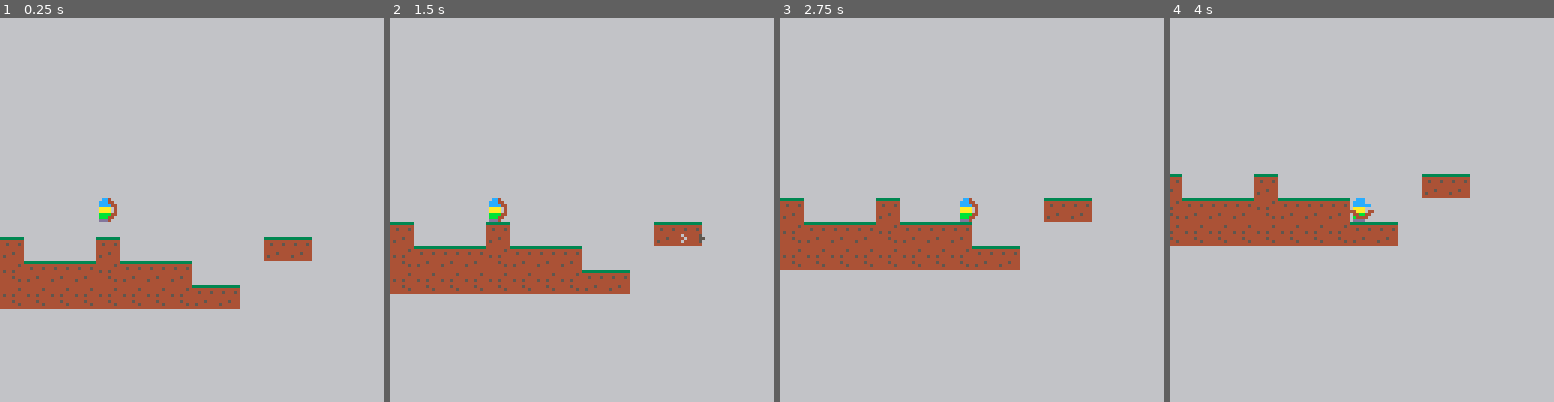
Above: before the commit, frames 1-4 (left to right).
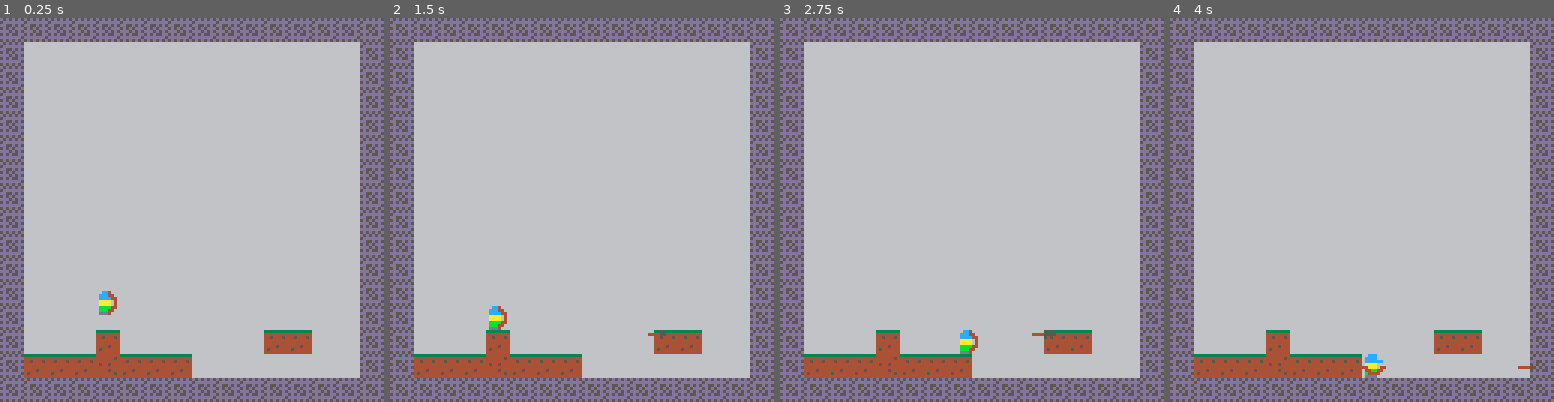
Above: after the commit, the same moments.

Repository: tupini07/games
Game: PICO-8 cartridge platformer/platformer.p8
Two runs of this game, one before a commit and one after it. Both use one fixed random seed, a clock stepped at 60 frames per second and the inputs below.
Inputs:
- Up to frame 1 (0.25 s): no input
- Up to frame 2 (1.5 s): tap X (X key) at 0.33, 1.07 s; tap O (Z key) at 0.7 s
- Up to frame 3 (2.75 s): hold Right 1.6-2.1 s; tap O (Z key) at 1.7, 2.1, 2.5 s; tap X (X key) at 1.85 s; hold Up 2.15-2.42 s; hold Right from 2.47 s (still down)
- Up to frame 4 (4 s): tap O (Z key) at 2.9, 3.3, 3.7 s; tap X (X key) at 2.97 s; release Right at 3.03 s; hold Left 3.08-3.58 s; hold Down 3.63-3.97 s

The runs differ from the first frame. In frame 1, 35% of the frame differs, in the area x 0-100%, y 0-100%; in frame 2, 35%; in frame 3, 35%; in frame 4, 35%.

Commit message:
arrows can get stuck!

Diff:
--- a/platformer/main.lua
+++ b/platformer/main.lua
@@ -1,13 +1,14 @@
 -- Marksman
 -- by Dadum
-
 local map = require("src/map")
 local player = require("src/player")
 local arrow = require("src/arrow")
+local camera_utils = require("camera")
 
 function _init()
     player.init()
     map.replace_entities()
+    camera_utils.focus_section(0, 0) -- need to move this to a level manager
 end
 
 function _update()
--- a/platformer/platformer.p8
+++ b/platformer/platformer.p8
@@ -156,7 +156,7 @@
         move_player()
         check_floor()
         check_walls()
-        camera_utils.camera_center(player.x, player.y, 128, 64)
+        -- camera_utils.camera_center(player.x, player.y, 128, 64)
 
         bow.update()
     end,
@@ -179,6 +179,12 @@
         cam_y = mid(0, cam_y, map_tiles_height * 8 - 127)
 
         camera(cam_x, cam_y)
+    end,
+    focus_section = function (map_x, map_y)
+        camera(
+            map_x * 8,
+            map_y * 8
+        )
     end
 }
 end
@@ -293,21 +299,109 @@
 end
 package._c["arrow"]=function()
 local math = require("utils/math")
-
+local map = require("map")
+
+--- @class Arrow:table
+--- @field public x number
+--- @field public y number
+--- @field public dx number
+--- @field public dy number
+--- @field public lifetime number
+--- @field public is_stuck boolean
+
+--- @type Arrow[]
 arrows = {}
 
 local function fire_arrow(x, y, force, angle)
     local dx = cos(angle) * force
     local dy = sin(angle) * force
 
-    add(arrows, {x = x, y = y, dx = dx, dy = dy, lifetime = 60})
-end
-
+    add(arrows,
+        {x = x, y = y, dx = dx, dy = dy, lifetime = 60, is_stuck = false})
+end
+
+--- @param a Arrow
+local function get_clamped_arrow_dir(a)
+    local angle = atan2(a.dx, a.dy)
+
+    -- see quadrant in bow.lua
+    local segment = math.get_nearest(angle, 1, 0.11, 0.25, 0.38, 0.5, 0.63,
+                                     0.75, 0.86)
+    local directions_map = {
+        [1] = 1,
+        [0.11] = 2,
+        [0.25] = 3,
+        [0.38] = 4,
+        [0.5] = 5,
+        [0.63] = 6,
+        [0.75] = 7,
+        [0.86] = 8
+    }
+
+    return directions_map[segment]
+end
+
+--- Gets the direction of the arrow clamped to one of the 8 cardinal directions
+--- @param a Arrow
+local function collide_with_floor_walls(a)
+    -- we want to check if the 1/3 nearest to the sprite limit in the direction in which
+    -- the arrow is moving, is colliding with a wall or floor (a collidable sprite). If yes
+    -- then stop arrow
+    local arrow_dir = get_clamped_arrow_dir(a)
+
+    local collision_x
+    local collision_y
+
+    if arrow_dir == 1 then
+        collision_x = a.x + 5
+        collision_y = a.y + 4
+    elseif arrow_dir == 2 then
+        collision_x = a.x + 5
+        collision_y = a.y + 3
+    elseif arrow_dir == 3 then
+        collision_x = a.x + 4
+        collision_y = a.y + 3
+    elseif arrow_dir == 4 then
+        collision_x = a.x + 3
+        collision_y = a.y + 3
+    elseif arrow_dir == 5 then
+        collision_x = a.x + 3
+        collision_y = a.y + 4
+    elseif arrow_dir == 6 then
+        collision_x = a.x + 3
+        collision_y = a.y + 5
+    elseif arrow_dir == 7 then
+        collision_x = a.x + 4
+        collision_y = a.y + 5
+    elseif arrow_dir == 8 then
+        collision_x = a.x + 5
+        collision_y = a.y + 5
+    end
+
+    local is_colliding_with_solid = map.cell_has_flag(map.sprite_flags.solid,
+                                                      flr(collision_x / 8),
+                                                      flr(collision_y / 8))
+
+    -- if collision point lies in a "solid" map tile then stop movement
+    if is_colliding_with_solid then
+        local angle = atan2(a.dx, a.dy)
+        a.x = a.x - cos(angle) * 3
+        a.y = a.y - sin(angle) * 3
+
+        a.is_stuck = true
+    end
+end
+
+--- @param a Arrow
 local function update_arrow(a)
     if a.lifetime == 0 then
         del(arrows, a)
         return
-    end
+    else
+        a.lifetime = a.lifetime - 1
+    end
+
+    if a.is_stuck then return end
 
     a.y = a.y + a.dy
     a.x = a.x + a.dx
@@ -315,28 +409,25 @@
     -- apply gravity
     a.dy = a.dy + 0.12
 
-    a.lifetime = a.lifetime - 1
-end
-
+    collide_with_floor_walls(a)
+end
+
+--- @param a Arrow
 local function draw_arrow(a)
-    local angle = atan2(a.dx, a.dy)
-
-    -- see quadrant in bow.lua
-    local segment = math.get_nearest(angle, 1, 0.11, 0.25, 0.38, 0.5, 0.63,
-                                     0.75, 0.86)
+    local arrow_dir = get_clamped_arrow_dir(a)
 
     local sprtn
 
-    if segment == 1 or segment == 0.5 then
+    if arrow_dir == 1 or arrow_dir == 5 then
         sprtn = 35
-    elseif segment == 0.25 or segment == 0.75 then
+    elseif arrow_dir == 3 or arrow_dir == 7 then
         sprtn = 34
     else
         sprtn = 36
     end
 
-    local flip_x = segment == 0.38 or segment == 0.5 or segment == 0.63
-    local flip_y = segment == 0.63 or segment == 0.75 or segment == 0.86
+    local flip_x = arrow_dir == 4 or arrow_dir == 5 or arrow_dir == 6
+    local flip_y = arrow_dir == 6 or arrow_dir == 7 or arrow_dir == 8
 
     spr(sprtn, a.x, a.y, 1, 1, flip_x, flip_y)
 end
@@ -349,21 +440,109 @@
 end
 package._c["src/arrow"]=function()
 local math = require("utils/math")
-
+local map = require("map")
+
+--- @class Arrow:table
+--- @field public x number
+--- @field public y number
+--- @field public dx number
+--- @field public dy number
+--- @field public lifetime number
+--- @field public is_stuck boolean
+
+--- @type Arrow[]
 arrows = {}
 
 local function fire_arrow(x, y, force, angle)
     local dx = cos(angle) * force
     local dy = sin(angle) * force
 
-    add(arrows, {x = x, y = y, dx = dx, dy = dy, lifetime = 60})
-end
-
+    add(arrows,
+        {x = x, y = y, dx = dx, dy = dy, lifetime = 60, is_stuck = false})
+end
+
+--- @param a Arrow
+local function get_clamped_arrow_dir(a)
+    local angle = atan2(a.dx, a.dy)
+
+    -- see quadrant in bow.lua
+    local segment = math.get_nearest(angle, 1, 0.11, 0.25, 0.38, 0.5, 0.63,
+                                     0.75, 0.86)
+    local directions_map = {
+        [1] = 1,
+        [0.11] = 2,
+        [0.25] = 3,
+        [0.38] = 4,
+        [0.5] = 5,
+        [0.63] = 6,
+        [0.75] = 7,
+        [0.86] = 8
+    }
+
+    return directions_map[segment]
+end
+
+--- Gets the direction of the arrow clamped to one of the 8 cardinal directions
+--- @param a Arrow
+local function collide_with_floor_walls(a)
+    -- we want to check if the 1/3 nearest to the sprite limit in the direction in which
+    -- the arrow is moving, is colliding with a wall or floor (a collidable sprite). If yes
+    -- then stop arrow
+    local arrow_dir = get_clamped_arrow_dir(a)
+
+    local collision_x
+    local collision_y
+
+    if arrow_dir == 1 then
+        collision_x = a.x + 5
+        collision_y = a.y + 4
+    elseif arrow_dir == 2 then
+        collision_x = a.x + 5
+        collision_y = a.y + 3
+    elseif arrow_dir == 3 then
+        collision_x = a.x + 4
+        collision_y = a.y + 3
+    elseif arrow_dir == 4 then
+        collision_x = a.x + 3
+        collision_y = a.y + 3
+    elseif arrow_dir == 5 then
+        collision_x = a.x + 3
+        collision_y = a.y + 4
+    elseif arrow_dir == 6 then
+        collision_x = a.x + 3
+        collision_y = a.y + 5
+    elseif arrow_dir == 7 then
+        collision_x = a.x + 4
+        collision_y = a.y + 5
+    elseif arrow_dir == 8 then
+        collision_x = a.x + 5
+        collision_y = a.y + 5
+    end
+
+    local is_colliding_with_solid = map.cell_has_flag(map.sprite_flags.solid,
+                                                      flr(collision_x / 8),
+                                                      flr(collision_y / 8))
+
+    -- if collision point lies in a "solid" map tile then stop movement
+    if is_colliding_with_solid then
+        local angle = atan2(a.dx, a.dy)
+        a.x = a.x - cos(angle) * 3
+        a.y = a.y - sin(angle) * 3
+
+        a.is_stuck = true
+    end
+end
+
+--- @param a Arrow
 local function update_arrow(a)
     if a.lifetime == 0 then
         del(arrows, a)
         return
-    end
+    else
+        a.lifetime = a.lifetime - 1
+    end
+
+    if a.is_stuck then return end
 
     a.y = a.y + a.dy
     a.x = a.x + a.dx
@@ -371,28 +550,25 @@
     -- apply gravity
     a.dy = a.dy + 0.12
 
-    a.lifetime = a.lifetime - 1
-end
-
+    collide_with_floor_walls(a)
+end
+
+--- @param a Arrow
 local function draw_arrow(a)
-    local angle = atan2(a.dx, a.dy)
-
-    -- see quadrant in bow.lua
-    local segment = math.get_nearest(angle, 1, 0.11, 0.25, 0.38, 0.5, 0.63,
-                                     0.75, 0.86)
+    local arrow_dir = get_clamped_arrow_dir(a)
 
     local sprtn
 
-    if segment == 1 or segment == 0.5 then
+    if arrow_dir == 1 or arrow_dir == 5 then
         sprtn = 35
-    elseif segment == 0.25 or segment == 0.75 then
+    elseif arrow_dir == 3 or arrow_dir == 7 then
         sprtn = 34
     else
         sprtn = 36
     end
 
-    local flip_x = segment == 0.38 or segment == 0.5 or segment == 0.63
-    local flip_y = segment == 0.63 or segment == 0.75 or segment == 0.86
+    local flip_x = arrow_dir == 4 or arrow_dir == 5 or arrow_dir == 6
+    local flip_y = arrow_dir == 6 or arrow_dir == 7 or arrow_dir == 8
 
     spr(sprtn, a.x, a.y, 1, 1, flip_x, flip_y)
 end
@@ -411,14 +587,15 @@
 end
 -- Marksman
 -- by Dadum
-
 local map = require("src/map")
 local player = require("src/player")
 local arrow = require("src/arrow")
+local camera_utils = require("camera")
 
 function _init()
     player.init()
     map.replace_entities()
+    camera_utils.focus_section(0, 0) -- need to move this to a level manager
 end
 
 function _update()
@@ -458,153 +635,282 @@
 
 
 
+…(129 lines of a section not shown)…
 __gff__
-0001010000000000000000000000000000000000000000000000000000000000000000000000000000000000000000000000000000000000000000000000000000000000000000000000000000000000000000000000000000000000000000000000000000000000000000000000000000000000000000000000000000000000
+0001010000000000000000000000000000010000000000000000000000000000000000000000000000000000000000000000000000000000000000000000000000000000000000000000000000000000000000000000000000000000000000000000000000000000000000000000000000000000000000000000000000000000
 0000000000000000000000000000000000000000000000000000000000000000000000000000000000000000000000000000000000000000000000000000000000000000000000000000000000000000000000000000000000000000000000000000000000000000000000000000000000000000000000000000000000000000
 __map__
-0000000000000000000000000000000000000000000000000000000000000000000000000000000000000000000000000000000000000000000000000000000000000000000000000000000000000000000000000000000000000000000000000000000000000000000000000000000000000000000000000000000000000000
-0000000000000000000000000000000000000000000000000000000000000000000000000000000000000000000000000000000000000000000000000000000000000000000000000000000000000000000000000000000000000000000000000000000000000000000000000000000000000000000000000000000000000000
-0000000000000000000000000000000000000000000000000000000000000000000000000000000000000000000000000000000000000000000000000000000000000000000000000000000000000000000000000000000000000000000000000000000000000000000000000000000000000000000000000000000000000000
-0000000000000000000000000000000000000000000000000000000000000000000000000000000000000000000000000000000000000000000000000000000000000000000000000000000000000000000000000000000000000000000000000000000000000000000000000000000000000000000000000000000000000000
-0000000000000000000000000000000000000000000000000000000000000000000000000000000000000000000000000000000000000000000000000000000000000000000000000000000000000000000000000000000000000000000000000000000000000000000000000000000000000000000000000000000000000000
-0000000000000000000000000000000000000000000000000000000000000000000000000000000000000000000000000000000000000000000000000000000000000000000000000000000000000000000000000000000000000000000000000000000000000000000000000000000000000000000000000000000000000000
-0000000000000000000000000000000000000000000000000000000000000000000000000000000000000000000000000000000000000000000000000000000000000000000000000000000000000000000000000000000000000000000000000000000000000000000000000000000000000000000000000000000000000000
-0000000000000000000000000000000000000000000000000000000000000000000000000000000000000000000000000000000000000000000000000000000000000000000000000000000000000000000000000000000000000000000000000000000000000000000000000000000000000000000000000000000000000000
-0000000000000000000000000000000000000000000000000000000000000000000000000000000000000000000000000000000000000000000000000000000000000000000000000000000000000000000000000000000000000000000000000000000000000000000000000000000000000000000000000000000000000000
-0000000000000000000000000000000000000000000000000000000000000000000000000000000000000000000000000000000000000000000000000000000000000000000000000000000000000000000000000000000000000000000000000000000000000000000000000000000000000000000000000000000000000000
-0000000000000000000000000000000000000000000000000000000000000000000000000000000000000000000000000000000000000000000000000000000000000000000000000000000000000000000000000000000000000000000000000000000000000000000000000000000000000000000000000000000000000000
-0000000003000000000000000000000000000000000000000000000000000000000000000000000000000000000000000000000000000000000000000000000000000000000000000000000000000000000000000000000000000000000000000000000000000000000000000000000000000000000000000000000000000000
-0000000000000000000000000000000000000000000000000000000000000000000000000000000000000000000000000000000000000000000000000000000000000000000000000000000000000000000000000000000000000000000000000000000000000000000000000000000000000000000000000000000000000000
-0100000001000000000000010100000000000000000000000000000000000000000000000000000000000000000000000000000000000000000000000000000000000000000000000000000000000000000000000000000000000000000000000000000000000000000000000000000000000000000000000000000000000000
-0201010102010101000000000000000000000000000000000000000000000000000000000000000000000000000000000000000000000000000000000000000000000000000000000000000000000000000000000000000000000000000000000000000000000000000000000000000000000000000000000000000000000000
-0202020202020202010100000000000000000000000000000000000000000000000000000000000000000000000000000000000000000000000000000000000000000000000000000000000000000000000000000000000000000000000000000000000000000000000000000000000000000000000000000000000000000000
-…(130 lines of a section not shown)…
+1111111111111111111111111111111100000000000000000000000000000000000000000000000000000000000000000000000000000000000000000000000000000000000000000000000000000000000000000000000000000000000000000000000000000000000000000000000000000000000000000000000000000000
+1100000000000000000000000000001100000000000000000000000000000000000000000000000000000000000000000000000000000000000000000000000000000000000000000000000000000000000000000000000000000000000000000000000000000000000000000000000000000000000000000000000000000000
+1100000000000000000000000000001100000000000000000000000000000000000000000000000000000000000000000000000000000000000000000000000000000000000000000000000000000000000000000000000000000000000000000000000000000000000000000000000000000000000000000000000000000000
+1100000000000000000000000000001100000000000000000000000000000000000000000000000000000000000000000000000000000000000000000000000000000000000000000000000000000000000000000000000000000000000000000000000000000000000000000000000000000000000000000000000000000000
+1100000000000000000000000000001100000000000000000000000000000000000000000000000000000000000000000000000000000000000000000000000000000000000000000000000000000000000000000000000000000000000000000000000000000000000000000000000000000000000000000000000000000000
+1100000000000000000000000000001100000000000000000000000000000000000000000000000000000000000000000000000000000000000000000000000000000000000000000000000000000000000000000000000000000000000000000000000000000000000000000000000000000000000000000000000000000000
+1100000000000000000000000000001100000000000000000000000000000000000000000000000000000000000000000000000000000000000000000000000000000000000000000000000000000000000000000000000000000000000000000000000000000000000000000000000000000000000000000000000000000000
+1100000000000000000000000000001100000000000000000000000000000000000000000000000000000000000000000000000000000000000000000000000000000000000000000000000000000000000000000000000000000000000000000000000000000000000000000000000000000000000000000000000000000000
+1100000000000000000000000000001100000000000000000000000000000000000000000000000000000000000000000000000000000000000000000000000000000000000000000000000000000000000000000000000000000000000000000000000000000000000000000000000000000000000000000000000000000000
+1100000000000000000000000000001100000000000000000000000000000000000000000000000000000000000000000000000000000000000000000000000000000000000000000000000000000000000000000000000000000000000000000000000000000000000000000000000000000000000000000000000000000000
+1100000000000000000000000000001100000000000000000000000000000000000000000000000000000000000000000000000000000000000000000000000000000000000000000000000000000000000000000000000000000000000000000000000000000000000000000000000000000000000000000000000000000000
+1100000003000000000000000000001100000000000000000000000000000000000000000000000000000000000000000000000000000000000000000000000000000000000000000000000000000000000000000000000000000000000000000000000000000000000000000000000000000000000000000000000000000000
+1100000000000000000000000000001100000000000000000000000000000000000000000000000000000000000000000000000000000000000000000000000000000000000000000000000000000000000000000000000000000000000000000000000000000000000000000000000000000000000000000000000000000000
+1100000001000000000000010100001100000000000000000000000000000000000000000000000000000000000000000000000000000000000000000000000000000000000000000000000000000000000000000000000000000000000000000000000000000000000000000000000000000000000000000000000000000000
+1101010102010101000000000000001100000000000000000000000000000000000000000000000000000000000000000000000000000000000000000000000000000000000000000000000000000000000000000000000000000000000000000000000000000000000000000000000000000000000000000000000000000000
+1111111111111111111111111111111100000000000000000000000000000000000000000000000000000000000000000000000000000000000000000000000000000000000000000000000000000000000000000000000000000000000000000000000000000000000000000000000000000000000000000000000000000000
+…(130 lines of a section not shown)…
--- a/platformer/src/arrow.lua
+++ b/platformer/src/arrow.lua
@@ -1,19 +1,107 @@
 local math = require("utils/math")
+local map = require("map")
 
+--- @class Arrow:table
+--- @field public x number
+--- @field public y number
+--- @field public dx number
+--- @field public dy number
+--- @field public lifetime number
+--- @field public is_stuck boolean
+
+--- @type Arrow[]
 arrows = {}
 
 local function fire_arrow(x, y, force, angle)
     local dx = cos(angle) * force
     local dy = sin(angle) * force
 
-    add(arrows, {x = x, y = y, dx = dx, dy = dy, lifetime = 60})
+    add(arrows,
+        {x = x, y = y, dx = dx, dy = dy, lifetime = 60, is_stuck = false})
 end
 
+--- @param a Arrow
+local function get_clamped_arrow_dir(a)
+    local angle = atan2(a.dx, a.dy)
+
+    -- see quadrant in bow.lua
+    local segment = math.get_nearest(angle, 1, 0.11, 0.25, 0.38, 0.5, 0.63,
+                                     0.75, 0.86)
+    local directions_map = {
+        [1] = 1,
+        [0.11] = 2,
+        [0.25] = 3,
+        [0.38] = 4,
+        [0.5] = 5,
+        [0.63] = 6,
+        [0.75] = 7,
+        [0.86] = 8
+    }
+
+    return directions_map[segment]
+end
+
+--- Gets the direction of the arrow clamped to one of the 8 cardinal directions
+--- @param a Arrow
+local function collide_with_floor_walls(a)
+    -- we want to check if the 1/3 nearest to the sprite limit in the direction in which
+    -- the arrow is moving, is colliding with a wall or floor (a collidable sprite). If yes
+    -- then stop arrow
+    local arrow_dir = get_clamped_arrow_dir(a)
+
+    local collision_x
+    local collision_y
+
+    if arrow_dir == 1 then
+        collision_x = a.x + 5
+        collision_y = a.y + 4
+    elseif arrow_dir == 2 then
+        collision_x = a.x + 5
+        collision_y = a.y + 3
+    elseif arrow_dir == 3 then
+        collision_x = a.x + 4
+        collision_y = a.y + 3
+    elseif arrow_dir == 4 then
+        collision_x = a.x + 3
+        collision_y = a.y + 3
+    elseif arrow_dir == 5 then
+        collision_x = a.x + 3
+        collision_y = a.y + 4
+    elseif arrow_dir == 6 then
+        collision_x = a.x + 3
+        collision_y = a.y + 5
+    elseif arrow_dir == 7 then
+        collision_x = a.x + 4
+        collision_y = a.y + 5
+    elseif arrow_dir == 8 then
+        collision_x = a.x + 5
+        collision_y = a.y + 5
+    end
+
+    local is_colliding_with_solid = map.cell_has_flag(map.sprite_flags.solid,
+                                                      flr(collision_x / 8),
+                                                      flr(collision_y / 8))
+
+    -- if collision point lies in a "solid" map tile then stop movement
+    if is_colliding_with_solid then
+        local angle = atan2(a.dx, a.dy)
+        a.x = a.x - cos(angle) * 3
+        a.y = a.y - sin(angle) * 3
+
+        a.is_stuck = true
+    end
+end
+
+--- @param a Arrow
 local function update_arrow(a)
     if a.lifetime == 0 then
         del(arrows, a)
         return
+    else
+        a.lifetime = a.lifetime - 1
     end
+
+    if a.is_stuck then return end
 
     a.y = a.y + a.dy
     a.x = a.x + a.dx
@@ -21,28 +109,25 @@
     -- apply gravity
     a.dy = a.dy + 0.12
 
-    a.lifetime = a.lifetime - 1
+    collide_with_floor_walls(a)
 end
 
+--- @param a Arrow
 local function draw_arrow(a)
-    local angle = atan2(a.dx, a.dy)
-
-    -- see quadrant in bow.lua
-    local segment = math.get_nearest(angle, 1, 0.11, 0.25, 0.38, 0.5, 0.63,
-                                     0.75, 0.86)
+    local arrow_dir = get_clamped_arrow_dir(a)
 
     local sprtn
 
-    if segment == 1 or segment == 0.5 then
+    if arrow_dir == 1 or arrow_dir == 5 then
         sprtn = 35
-    elseif segment == 0.25 or segment == 0.75 then
+    elseif arrow_dir == 3 or arrow_dir == 7 then
         sprtn = 34
     else
         sprtn = 36
     end
 
-    local flip_x = segment == 0.38 or segment == 0.5 or segment == 0.63
-    local flip_y = segment == 0.63 or segment == 0.75 or segment == 0.86
+    local flip_x = arrow_dir == 4 or arrow_dir == 5 or arrow_dir == 6
+    local flip_y = arrow_dir == 6 or arrow_dir == 7 or arrow_dir == 8
 
     spr(sprtn, a.x, a.y, 1, 1, flip_x, flip_y)
 end
--- a/platformer/src/camera.lua
+++ b/platformer/src/camera.lua
@@ -9,5 +9,11 @@
         cam_y = mid(0, cam_y, map_tiles_height * 8 - 127)
 
         camera(cam_x, cam_y)
+    end,
+    focus_section = function (map_x, map_y)
+        camera(
+            map_x * 8,
+            map_y * 8
+        )
     end
 }
--- a/platformer/src/player.lua
+++ b/platformer/src/player.lua
@@ -128,7 +128,7 @@
         move_player()
         check_floor()
         check_walls()
-        camera_utils.camera_center(player.x, player.y, 128, 64)
+        -- camera_utils.camera_center(player.x, player.y, 128, 64)
 
         bow.update()
     end,
Not shown, changed: 137 lines of the sprite sheet (__gfx__) section of platformer/platformer.p8
Not shown, changed: the thumbnail (__label__) section of platformer/platformer.p8
Not shown, changed: platformer/Justfile
